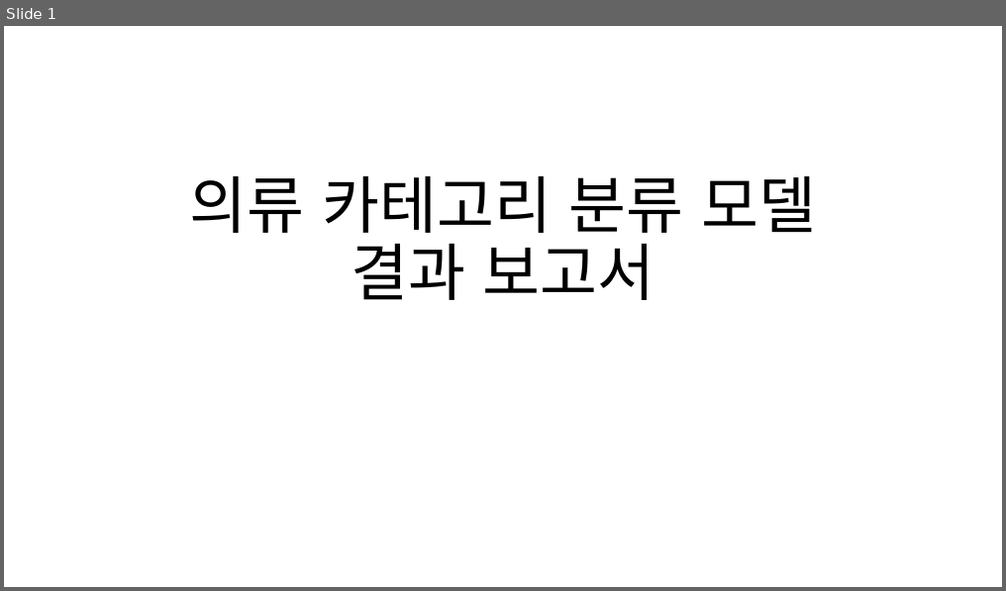
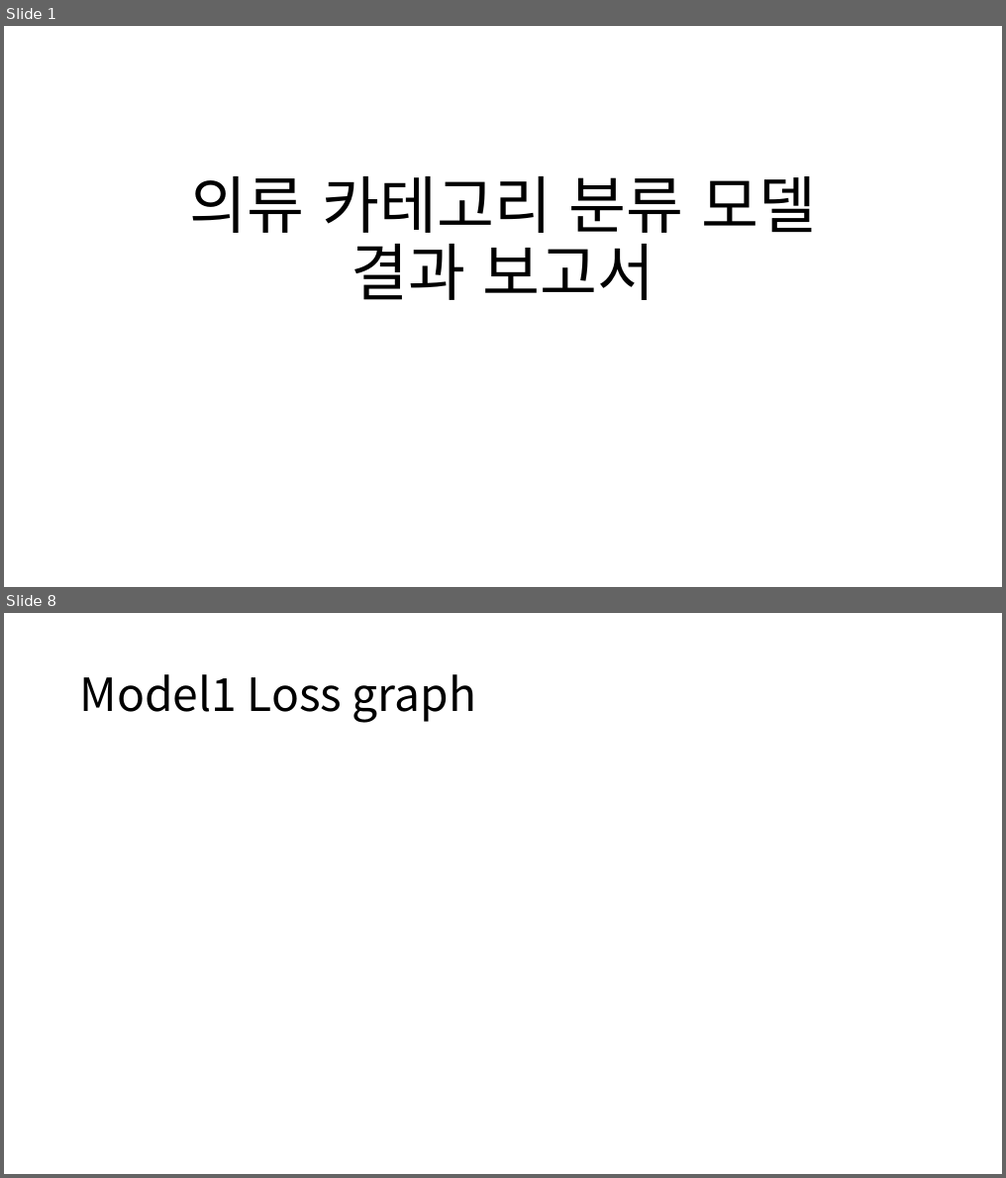
Before and after one commit to Playdata-G-DA35/DA35-final-team2-Item_Classification_RPA, a slide deck: documents/의류 카테고리 분류 모델 결과 보고서.pptx. Shown one above the other, each under a label of ours: slide 1 before the commit, slides 1 and 8 after it; the slides between them are not shown. The pictures are 1006x591 and 1006x1178 pixels, drawn with LibreOffice and Linux fonts; fonts in the diff are those of the drawing. Boxes give left, top, right and bottom in pixels: in the first picture for what was removed or moved away, otherwise in the second. Text is boxed around its words. In the diff, an @@ line names an element or a change of style, - is before the commit and + after.

```diff
--- a/documents/의류 카테고리 분류 모델 결과 보고서.pptx
+++ b/documents/의류 카테고리 분류 모델 결과 보고서.pptx
@@ slide 8 added at box(4, 613, 1002, 1174), background #FFFFFF @@
@@ title added at box(80, 674, 476, 723), 44 pt, text #000000 @@
+Model1 Loss graph
```
Also in this commit, not shown: 2 slides changed, 15 other slides added, 46 other files.
